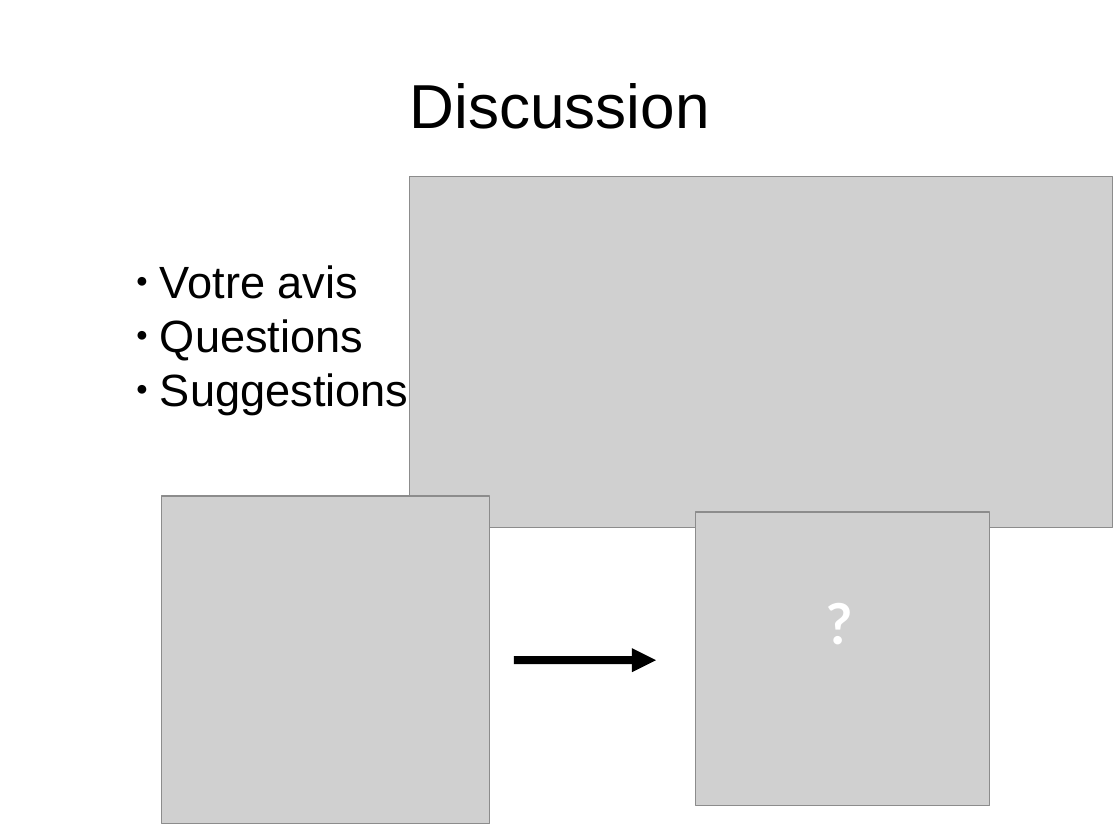
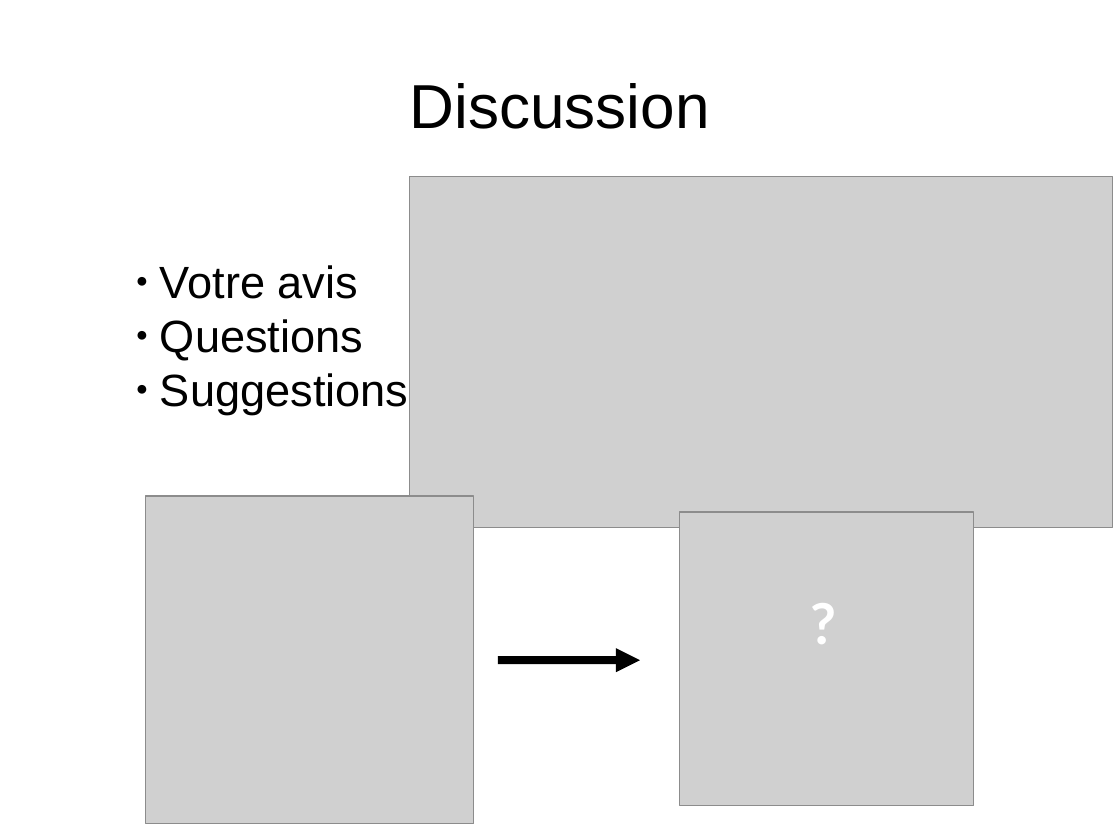
Before and after one commit to enormandeau/club_bioinfo_ibis, a slide deck: slide 9 of 01_presentations/01_presentation_club_interlab_ibis/presentation.odp. Drawn at 1120x840 pixels with LibreOffice and Linux fonts; fonts in the diff are those of the drawing; grey boxes stand for pictures. Boxes give left, top, right and bottom in pixels: in the first picture for what was removed or moved away, otherwise in the second. Text is boxed around its words. In the diff, an @@ line names an element or a change of style, - is before the commit and + after.

```diff
--- a/01_presentations/01_presentation_club_interlab_ibis/presentation.odp
+++ b/01_presentations/01_presentation_club_interlab_ibis/presentation.odp
@@ 2 pictures, 1 text, 1 arrow: place and size @@
-2 pictures, 1 text, 1 arrow at bbox=[162, 496, 990, 824]
+2 pictures, 1 text, 1 arrow at bbox=[146, 496, 974, 824]
```
Also in this commit, not shown: 2 other slides changed, 1 slide added, 1 slide removed, 2 other files.
